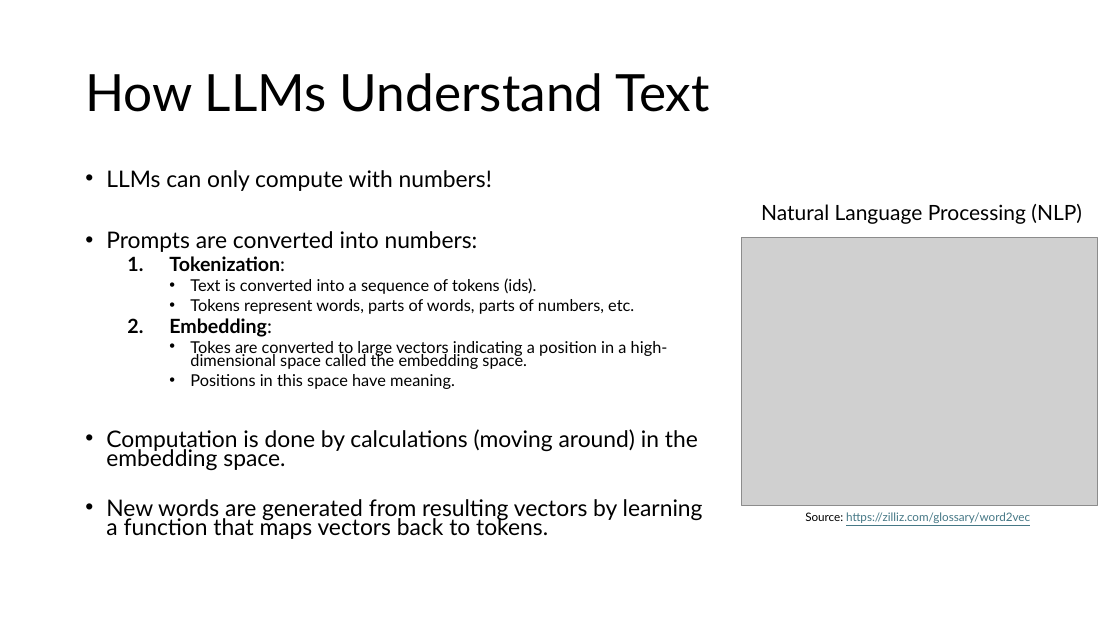
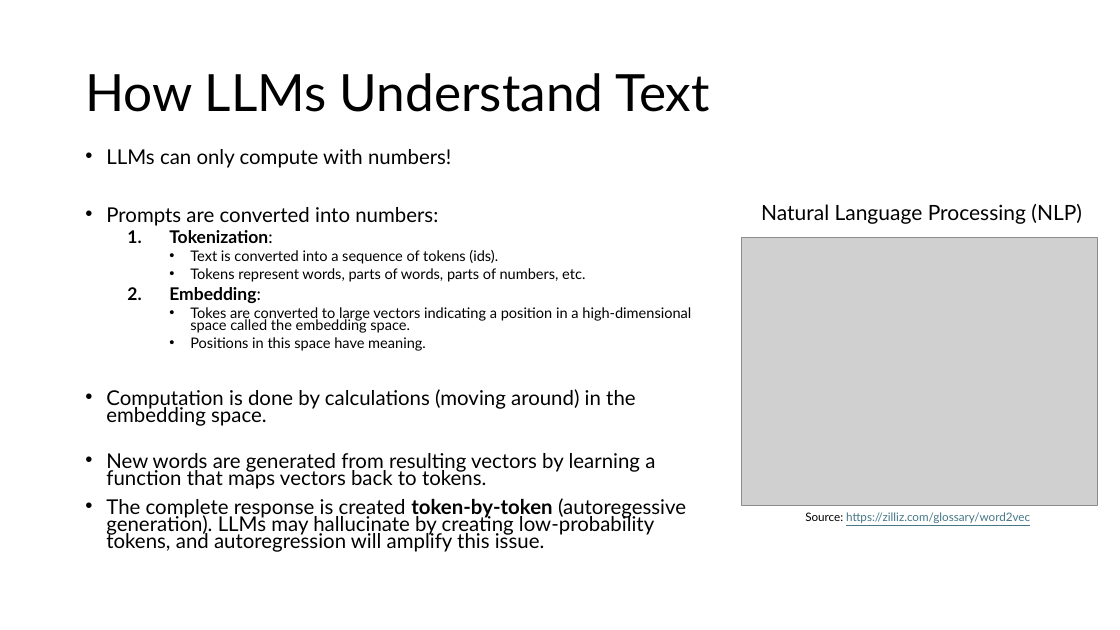
Before and after one commit to kunleola/CS7320, a slide deck: slide 5 of slides/discussion/07_LLM_discussion.pptx. Drawn at 1120x630 pixels with LibreOffice and Linux fonts; fonts in the diff are those of the drawing; grey boxes stand for pictures. Boxes give left, top, right and bottom in pixels: in the first picture for what was removed or moved away, otherwise in the second. Text is boxed around its words. In the diff, an @@ line names an element or a change of style, - is before the commit and + after.

```diff
--- a/slides/discussion/07_LLM_discussion.pptx
+++ b/slides/discussion/07_LLM_discussion.pptx
@@ text "LLMs can only compute with ..." moved from (x1=106, y1=170, x2=703, y2=539) to (x1=106, y1=149, x2=691, y2=552) @@
@@ text at (x1=106, y1=149, x2=691, y2=489): size 19.6 to 17.5 pt in "LLMs can only compute with numbers!", "Prompts are converted into numbers:", "Computation is done by calculations (moving around) ...", "New words are generated from resulting vectors ..."; size 16.8 to 15 pt in "Tokenization:", "Embedding:"; size 14 to 12.5 pt in "Text is converted into a sequence of ...", "Tokens represent words, parts of words, parts ...", "Tokes are converted to large vectors indicating ...", "Positions in this space have meaning." @@
@@ text at (x1=106, y1=498, x2=686, y2=552): paragraph added @@
+• The complete response is created token-by-token (autoregessive generation). LLMs may hallucinate by creating low-probability tokens, and autoregression will amplify this issue.
```
Also in this commit, not shown: 6 other slides changed, 1 slide added, 1 other file.
